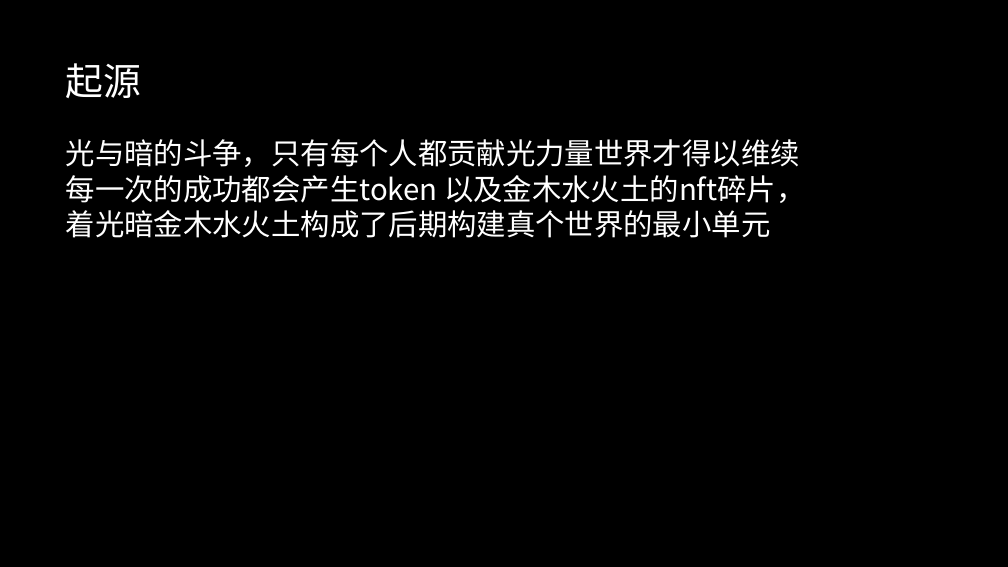
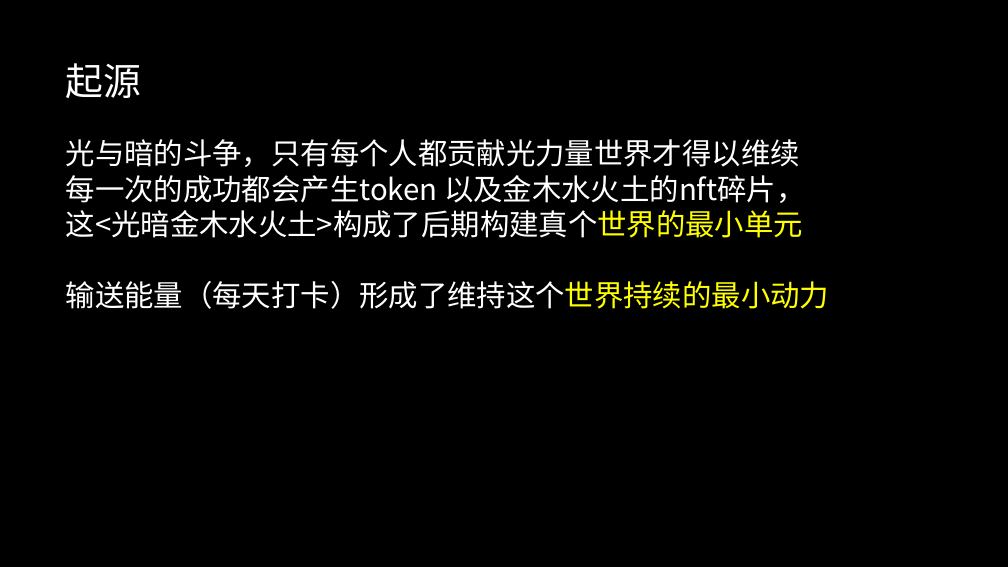
Before and after one commit to WhiteMatrixTech/Metaverse-Developers, a slide deck: slide 3 of projects/8/元宇宙项目介绍ppt.pptx (slide 2 before the commit). Drawn at 1008x567 pixels with LibreOffice and Linux fonts; fonts in the diff are those of the drawing. Boxes give left, top, right and bottom in pixels: in the first picture for what was removed or moved away, otherwise in the second. Text is boxed around its words. In the diff, an @@ line names an element or a change of style, - is before the commit and + after.

```diff
--- a/projects/8/元宇宙项目介绍ppt.pptx
+++ b/projects/8/元宇宙项目介绍ppt.pptx
@@ text at bbox=[66, 210, 829, 309]: text changed @@
-着光暗金木水火土构成了后期构建真个世界的最小单元
+这<光暗金木水火土>构成了后期构建真个世界的最小单元
+输送能量（每天打卡）形成了维持这个世界持续的最小动力
```
Also in this commit, not shown: 3 other slides changed, 4 slides added, 1 other file.
